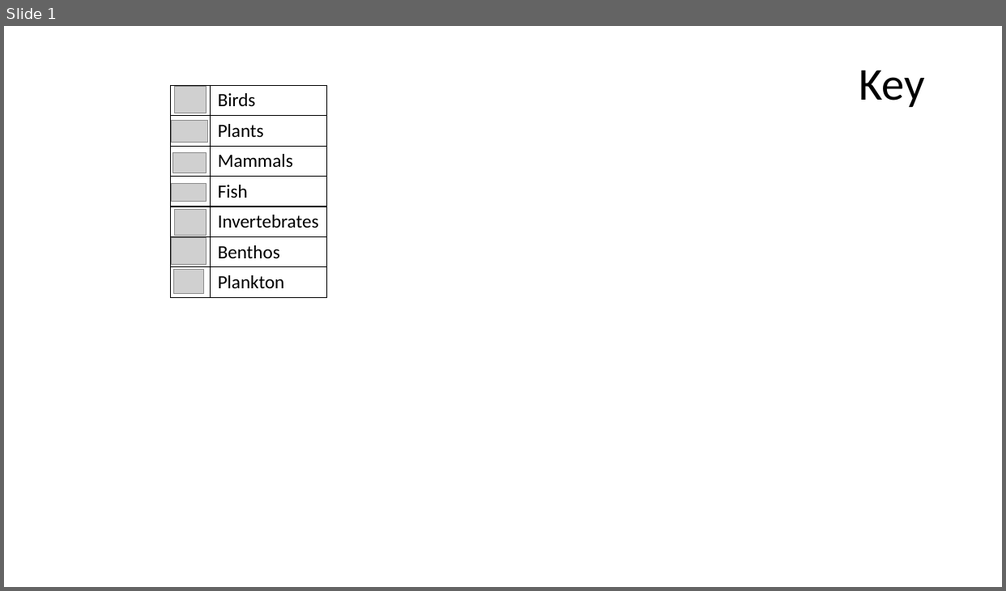
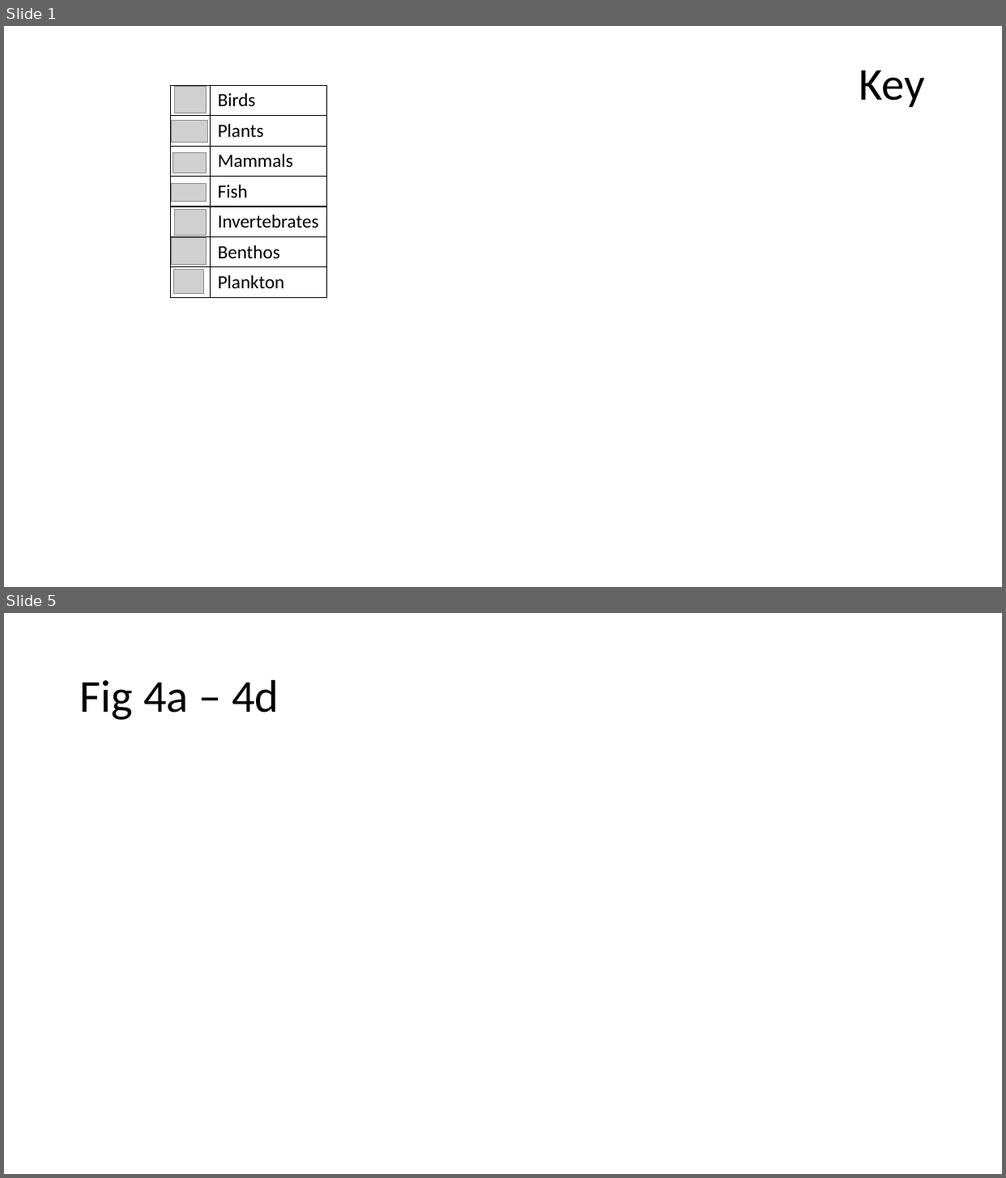
Before and after one commit to hurlbertlab/core-transient, a slide deck: output/plots/Presentation1.pptx. Shown one above the other, each under a label of ours: slide 1 before the commit, slides 1 and 5 after it; the slides between them are not shown. The pictures are 1006x591 and 1006x1178 pixels, drawn with LibreOffice and Linux fonts; fonts in the diff are those of the drawing; grey boxes stand for pictures. Boxes give left, top, right and bottom in pixels: in the first picture for what was removed or moved away, otherwise in the second. Text is boxed around its words. In the diff, an @@ line names an element or a change of style, - is before the commit and + after.

```diff
--- a/output/plots/Presentation1.pptx
+++ b/output/plots/Presentation1.pptx
@@ slide 5 added at bbox=[4, 613, 1002, 1174], background #FFFFFF @@
@@ title added at bbox=[80, 679, 279, 720], 44 pt, text #000000 @@
+Fig 4a – 4d
```
Also in this commit, not shown: 4 other slides added, 4 slides removed, 2 other files.
